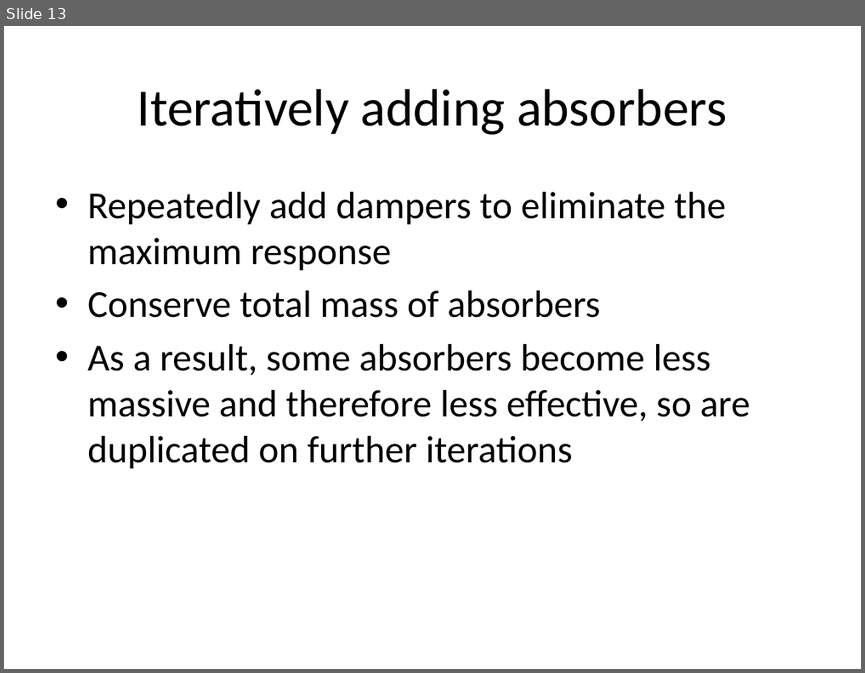
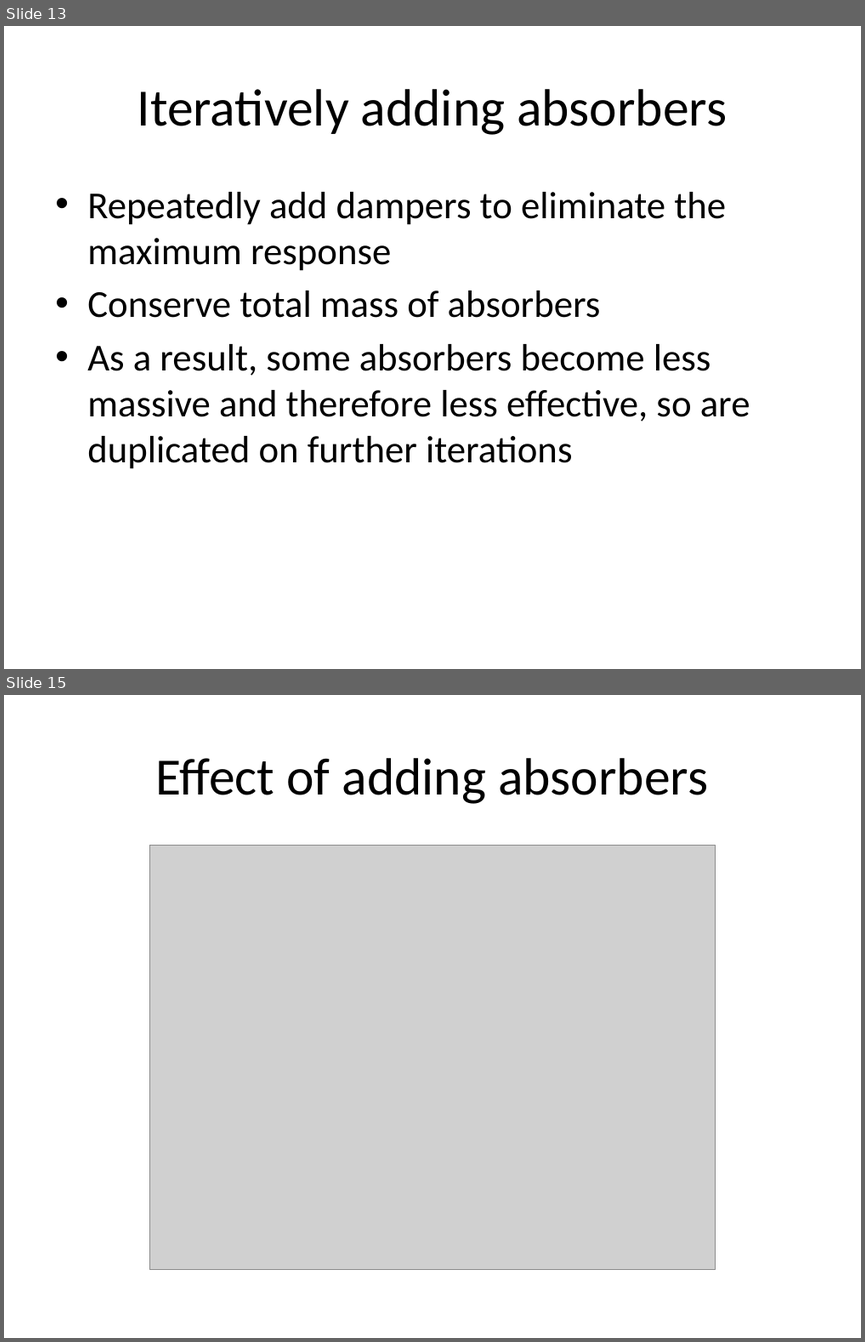
Before and after one commit to eric-wieser/cued-icw, a slide deck: powerpoint.pptx. Shown one above the other, each under a label of ours: slide 13 before the commit, slides 13 and 15 after it; the slides between them are not shown. The pictures are 865x673 and 865x1342 pixels, drawn with LibreOffice and Linux fonts; fonts in the diff are those of the drawing; grey boxes stand for pictures. Boxes give left, top, right and bottom in pixels: in the first picture for what was removed or moved away, otherwise in the second. Text is boxed around its words. In the diff, an @@ line names an element or a change of style, - is before the commit and + after.

```diff
--- a/powerpoint.pptx
+++ b/powerpoint.pptx
@@ slide 15 added at bbox=[4, 695, 861, 1338], background #FFFFFF @@
@@ title added at bbox=[156, 758, 708, 804], 44 pt, text #000000 @@
+Effect of adding absorbers
@@ picture added at bbox=[149, 845, 715, 1269] @@
```
Also in this commit, not shown: 6 slides changed, 7 other slides added, 2 slides removed.
